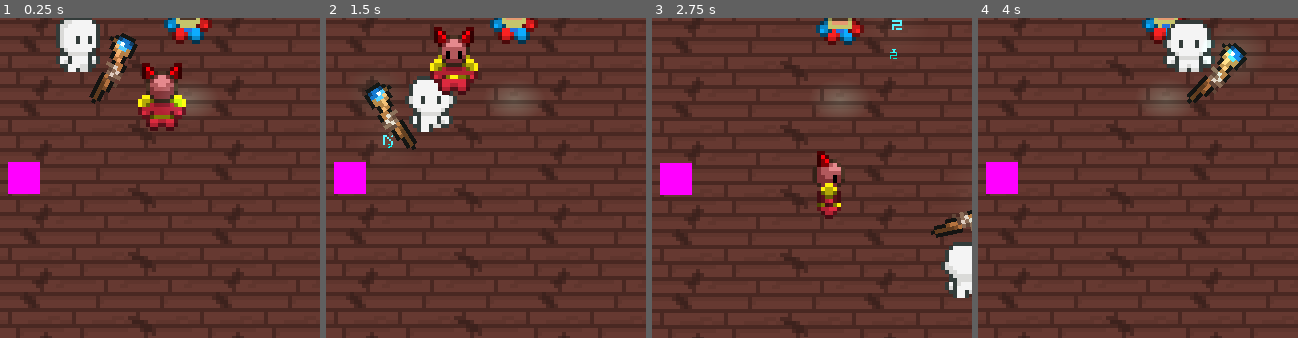
Above: before the commit, frames 1-4 (left to right).
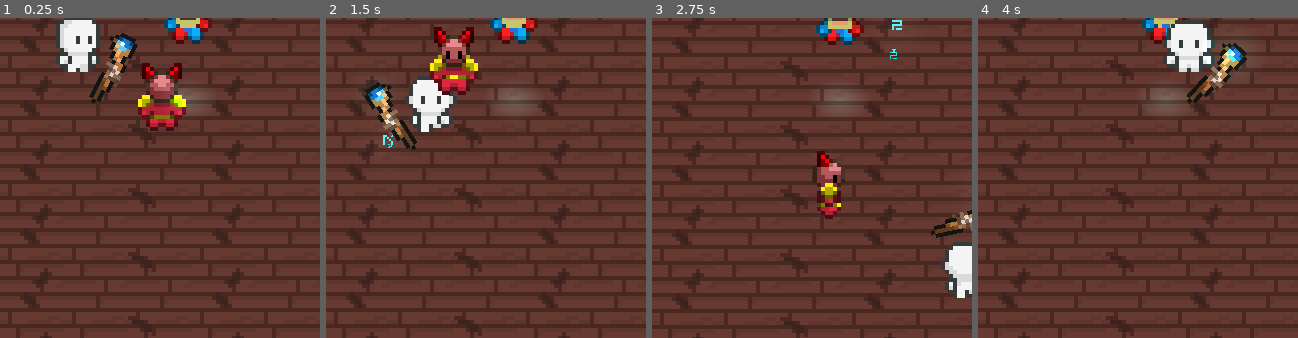
Above: after the commit, the same moments.

Repository: AlissonLamarque/GameJam_Brackeys
Game: Godot game, scene res://scenes/main.tscn
Same seed, same stepped clock (60 frames per second), same inputs: the game is played once before the commit and once after it.
Inputs (mouse positions are % of the whole screen's width and height, from its top left):
- Up to frame 1 (0.25 s): no input
- Up to frame 2 (1.5 s): move the mouse to (72, 45) at 0.52 s; press the mouse at (72, 45) at 0.53 s; hold D (move_right) 0.53-1.28 s; move the mouse to (30, 55) at 1.27 s; release the mouse at (30, 55) at 1.28 s; hold S (move_down) from 1.28 s (still down); click (30, 55) at 1.35 s
- Up to frame 3 (2.75 s): move the mouse to (60, 28) at 2.02 s; release S (move_down) at 2.03 s; press the mouse at (60, 28) at 2.03 s; hold D (move_right) from 2.03 s (still down)
- Up to frame 4 (4 s): move the mouse to (45, 70) at 2.77 s; release D (move_right) at 2.78 s; release the mouse at (45, 70) at 2.78 s; hold W (move_up) 2.78-3.53 s; click (45, 70) at 2.85 s; move the mouse to (80, 65) at 3.52 s; press the mouse at (80, 65) at 3.53 s; hold A (move_left) from 3.53 s (still down)
The pictures show only the part of the screen within x 21-71%, y 37-87%; the shares and areas given below are measured in that part.

The runs differ from the first frame. In frame 1, 1.0% of the frame differs, in the area x 2-13%, y 45-55%; in frame 2, 1.0%; in frame 3, 1.0%; in frame 4, 1.0%.

Commit message:
retirei a BOLA da cena da main

Diff:
--- a/scenes/main.tscn
+++ b/scenes/main.tscn
@@ -10,7 +10,6 @@
 [ext_resource type="Texture2D" uid="uid://vso7sgsg1sq2" path="res://assets/texture/main_tileset.png" id="5_od7gk"]
 [ext_resource type="PackedScene" uid="uid://dgunt0onwvp5q" path="res://scenes/player.tscn" id="5_yec0p"]
 [ext_resource type="Texture2D" uid="uid://c3s6jruidvkv4" path="res://assets/particles/light.webp" id="6_p81ri"]
-[ext_resource type="PackedScene" uid="uid://dj6sle58ekgb8" path="res://scenes/bola.tscn" id="13_cl6fh"]
 
 [sub_resource type="TileSetAtlasSource" id="TileSetAtlasSource_yc0jt"]
 texture = ExtResource("1_leukg")
@@ -907,9 +906,3 @@
 
 [node name="Demon" parent="." instance=ExtResource("5_kvw3k")]
 position = Vector2(-1, 28)
-
-[node name="BOLA" parent="." instance=ExtResource("13_cl6fh")]
-position = Vector2(-82, 39)
-mass = 0.001
-gravity_scale = 0.0
-inertia = 0.93
Not shown: 1 places in scenes/main.tscn that only renumber resources
